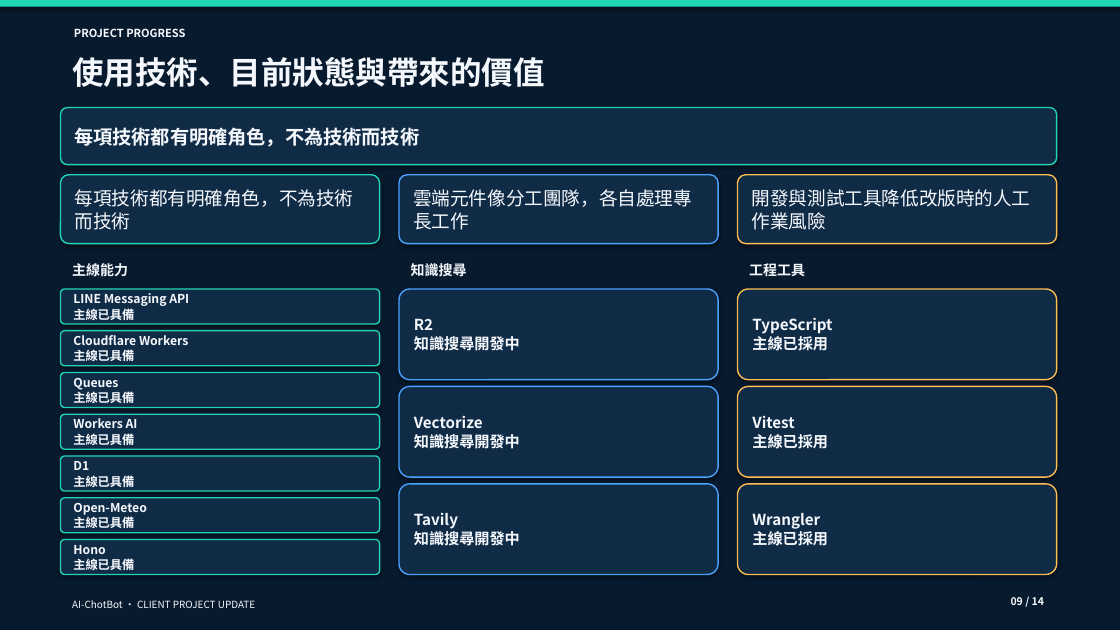
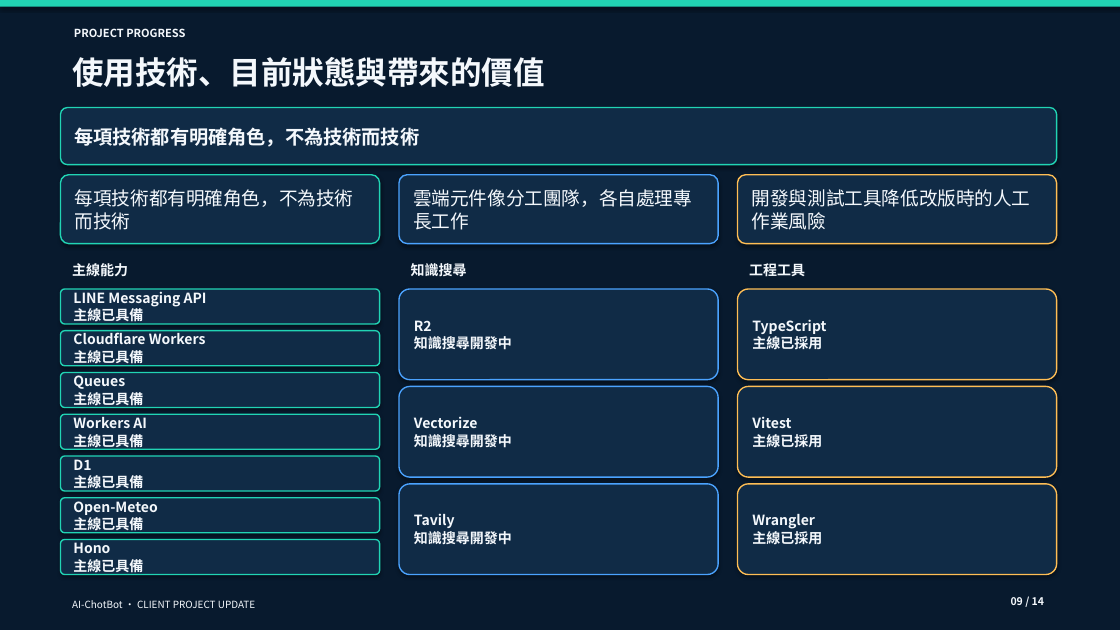
Before and after one commit to yamopeng0918/AI-ChotBot, a slide deck: slide 9 of docs/presentations/AI-ChotBot-project-progress-client.pptx. Drawn at 1120x630 pixels with LibreOffice and Linux fonts; fonts in the diff are those of the drawing. Boxes give left, top, right and bottom in pixels: in the first picture for what was removed or moved away, otherwise in the second. Text is boxed around its words. In the diff, an @@ line names an element or a change of style, - is before the commit and + after.

```diff
--- a/docs/presentations/AI-ChotBot-project-progress-client.pptx
+++ b/docs/presentations/AI-ChotBot-project-progress-client.pptx
@@ size 13 to 12 pt in 6 elements at (x1=399, y1=289, x2=718, y2=380), (x1=399, y1=386, x2=718, y2=477), (x1=399, y1=484, x2=718, y2=575), (x1=738, y1=289, x2=1057, y2=380), (x1=738, y1=386, x2=1057, y2=477), (x1=738, y1=484, x2=1057, y2=575) @@
@@ size 10.5 to 12 pt in 7 elements at (x1=60, y1=289, x2=380, y2=324), (x1=60, y1=331, x2=380, y2=366), (x1=60, y1=372, x2=380, y2=408), (x1=60, y1=414, x2=380, y2=450), (x1=60, y1=456, x2=380, y2=492), (x1=60, y1=498, x2=380, y2=534), (x1=60, y1=539, x2=380, y2=575) @@
```
Also in this commit, not shown: 1 other slide changed, 4 other files.
